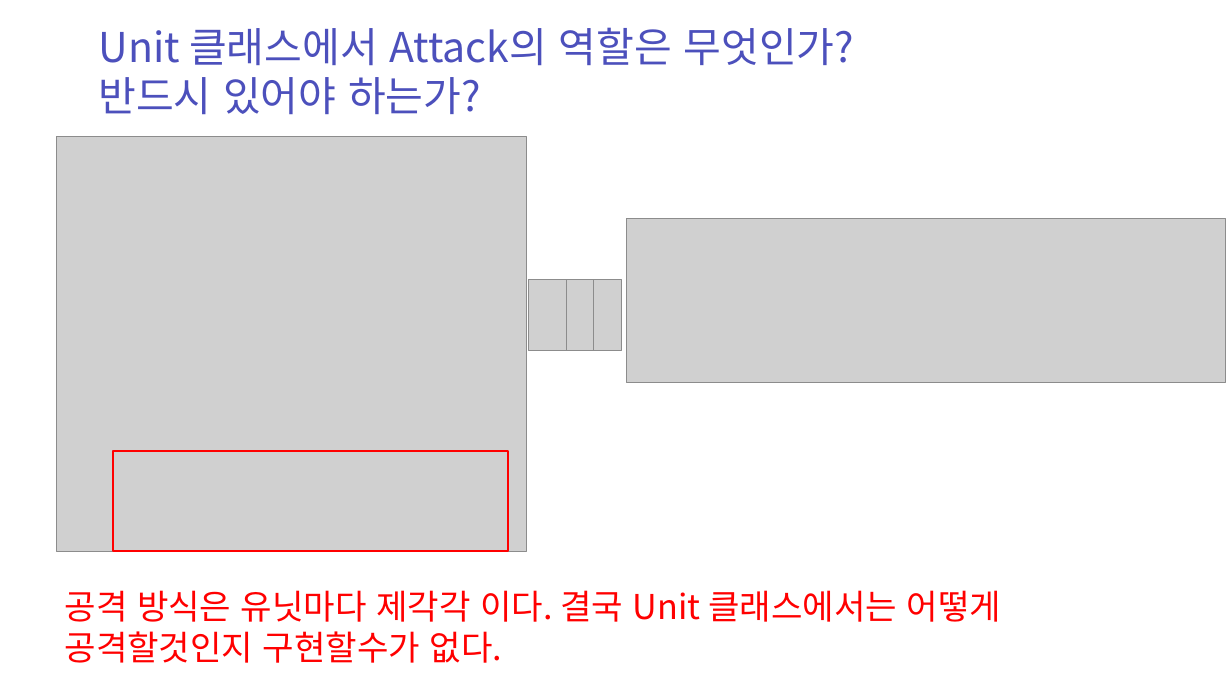
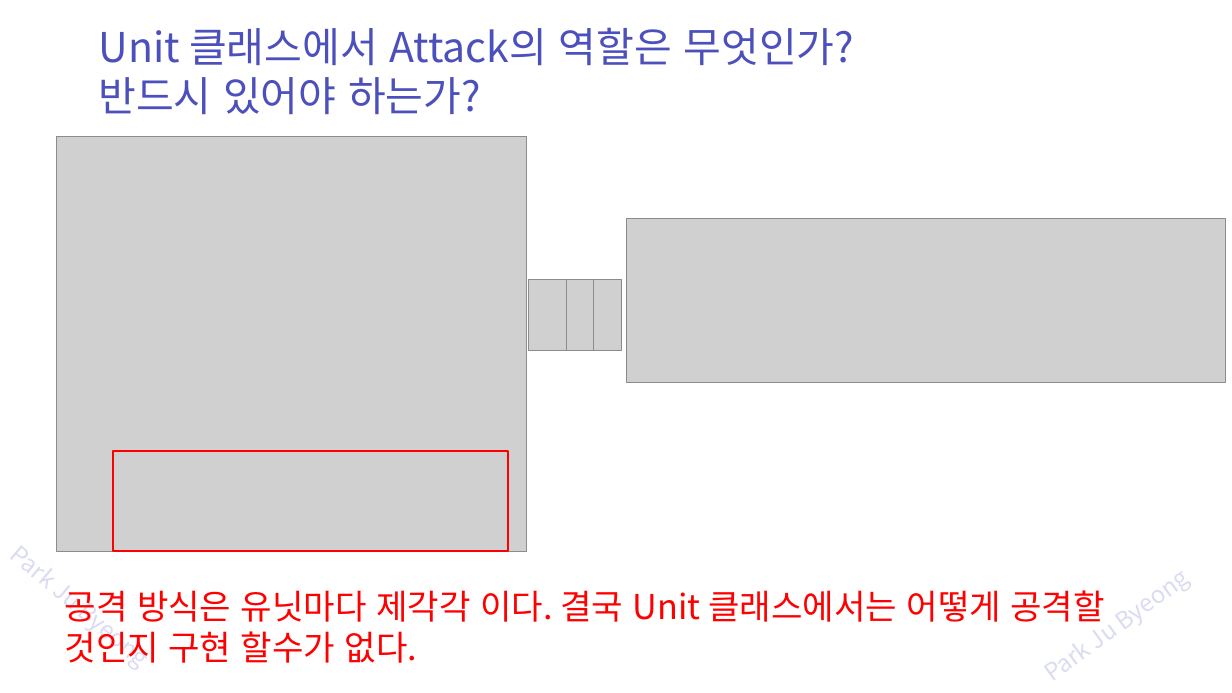
Before and after one commit to zest132/JavaLecture, a slide deck: slide 22 of JavaLecture/LectureFile/java 11강 인터페이스와다형성.pptx (slide 21 before the commit). Drawn at 1232x693 pixels with LibreOffice and Linux fonts; fonts in the diff are those of the drawing; grey boxes stand for pictures. Boxes give left, top, right and bottom in pixels: in the first picture for what was removed or moved away, otherwise in the second. Text is boxed around its words. In the diff, an @@ line names an element or a change of style, - is before the commit and + after.

```diff
--- a/JavaLecture/LectureFile/java 11강 인터페이스와다형성.pptx
+++ b/JavaLecture/LectureFile/java 11강 인터페이스와다형성.pptx
@@ text added at (x1=1032, y1=534, x2=1232, y2=693), 28 pt, text #4C50BC at 20% opacity @@
+Park Ju Byeong
@@ text added at (x1=51, y1=592, x2=72, y2=607), 28 pt, text #4C50BC at 20% opacity @@
+Park Ju Byeong
@@ text at (x1=65, y1=590, x2=1104, y2=663): spaces changed @@
-공격 방식은 유닛마다 제각각 이다. 결국 Unit 클래스에서는 어떻게 공격할것인지 구현할수가 없다.
+공격 방식은 유닛마다 제각각 이다. 결국 Unit 클래스에서는 어떻게 공격할 것인지 구현 할수가 없다.
```
Also in this commit, not shown: 68 other slides changed, 5 slides added, 1 slide removed, 7 other files.
